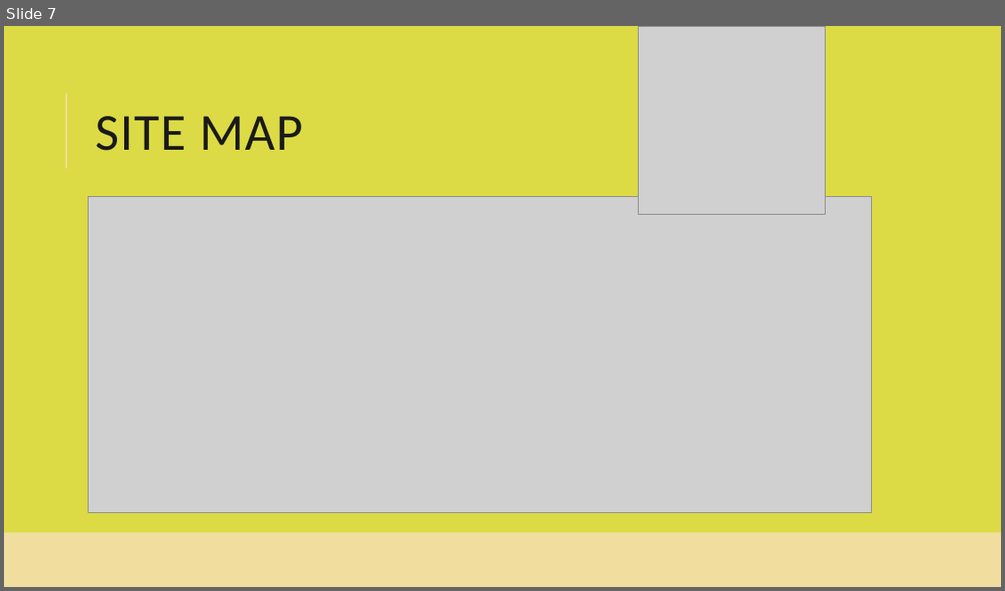
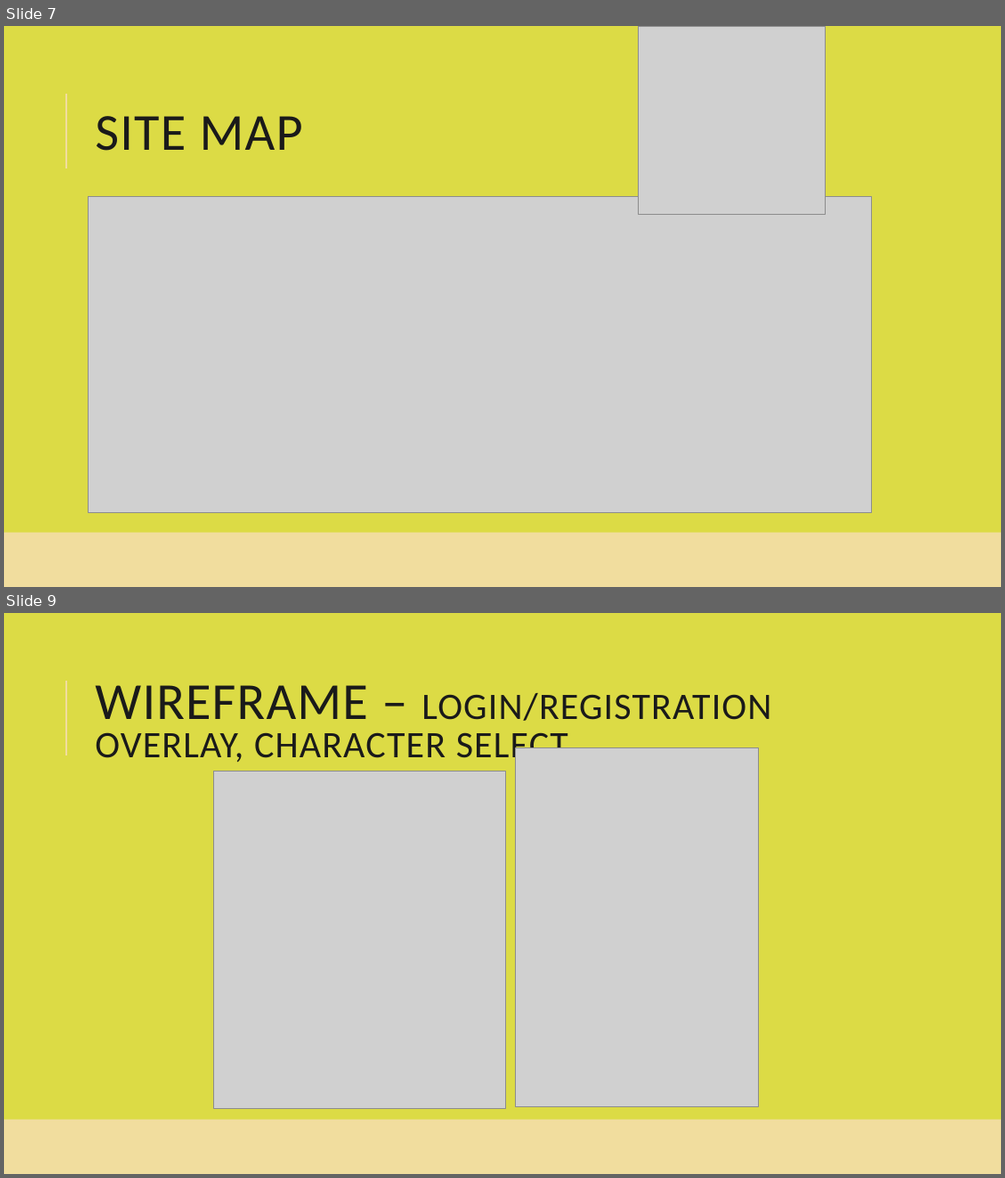
Before and after one commit to smiyaoka/forkPotatoDOC, a slide deck: ForkandPotatoUI.pptx. Shown one above the other, each under a label of ours: slide 7 before the commit, slides 7 and 9 after it; the slides between them are not shown. The pictures are 1005x591 and 1005x1178 pixels, drawn with LibreOffice and Linux fonts; fonts in the diff are those of the drawing; grey boxes stand for pictures. Boxes give left, top, right and bottom in pixels: in the first picture for what was removed or moved away, otherwise in the second. Text is boxed around its words. In the diff, an @@ line names an element or a change of style, - is before the commit and + after.

```diff
--- a/ForkandPotatoUI.pptx
+++ b/ForkandPotatoUI.pptx
@@ slide 9 added at (4, 613, 1001, 1174), background #DCDB45; not listed: 1 template element that a slide beside it also shows @@
@@ title added at (95, 685, 771, 767), 36 pt, text #1A1A1A @@
+WIREFRAME – LOGIN/REGISTRATION OVERLAY, CHARACTER SELECT
@@ picture added at (213, 771, 506, 1109) @@
@@ picture added at (516, 747, 759, 1107) @@
@@ rectangle added at (4, 1119, 1001, 1174), fill #F1DD9E @@
```
Also in this commit, not shown: 1 slide changed, 2 other slides added, 2 slides removed.
